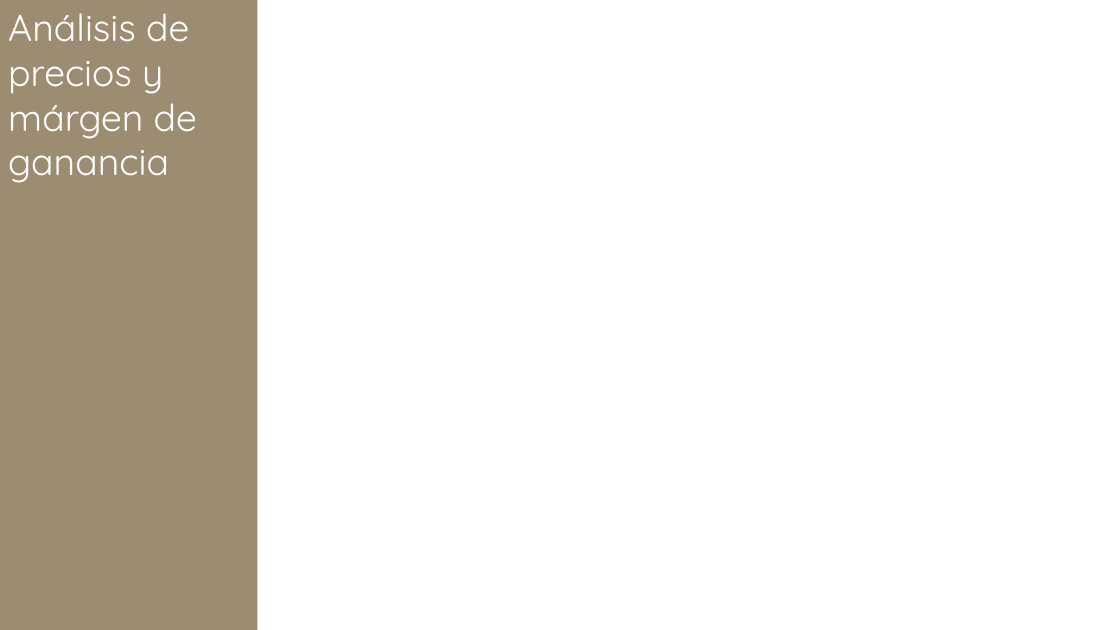
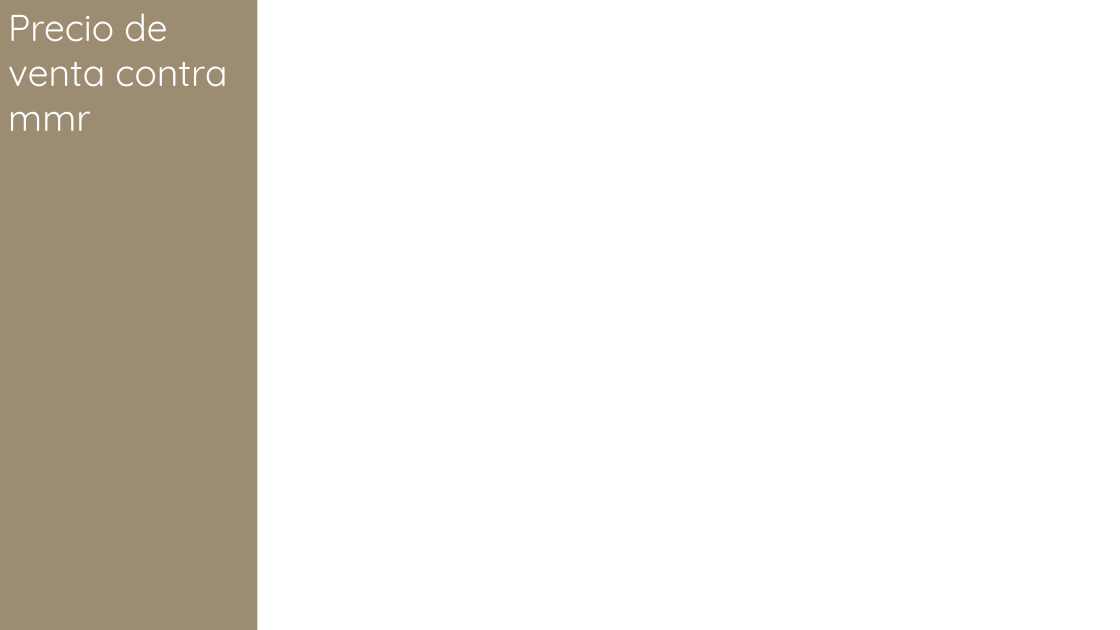
Before and after one commit to chumagram/vehicle-set-data, a slide deck: slide 6 of plantillas.pptx. Drawn at 1120x630 pixels with LibreOffice and Linux fonts; fonts in the diff are those of the drawing. Boxes give left, top, right and bottom in pixels: in the first picture for what was removed or moved away, otherwise in the second. Text is boxed around its words. In the diff, an @@ line names an element or a change of style, - is before the commit and + after.

```diff
--- a/plantillas.pptx
+++ b/plantillas.pptx
@@ text in rectangle at (x1=8, y1=13, x2=227, y2=131): text changed @@
-Análisis de precios y márgen de ganancia
+Precio de venta contra mmr
```
Also in this commit, not shown: 2 other slides changed, 3 other files.
